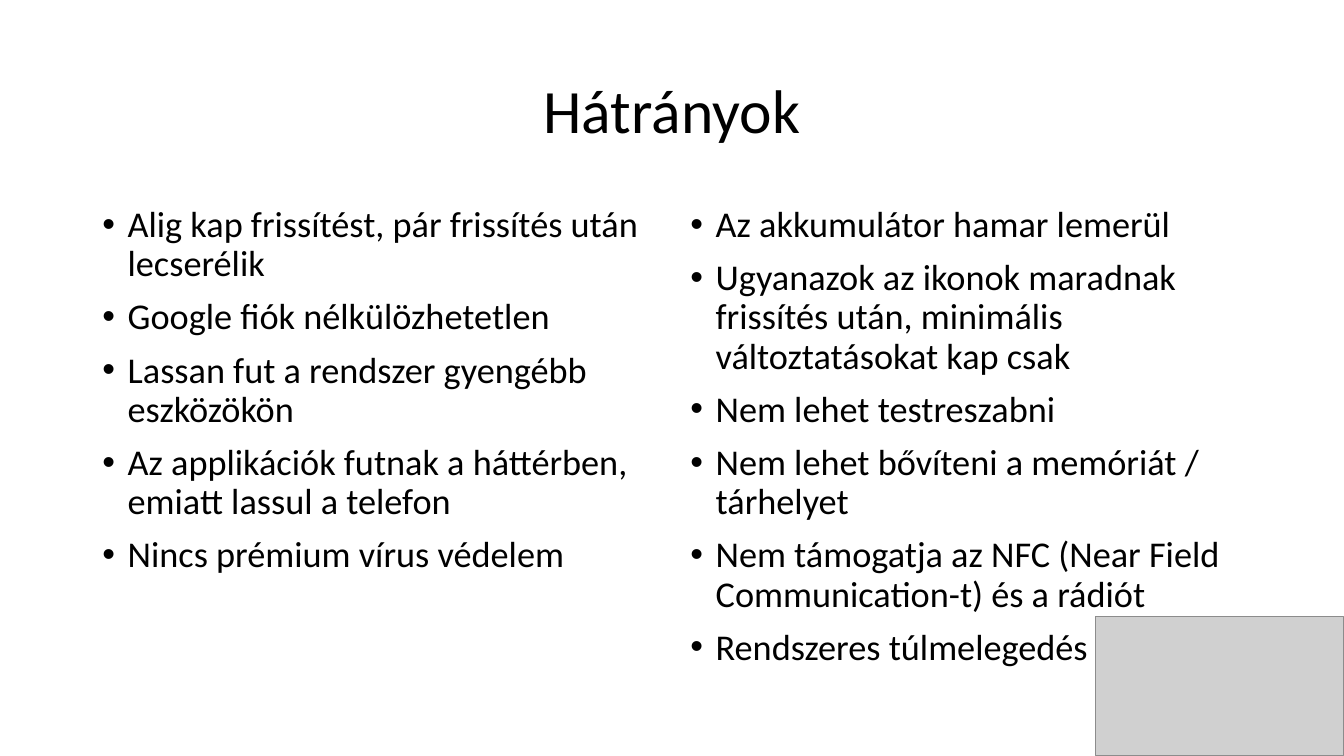
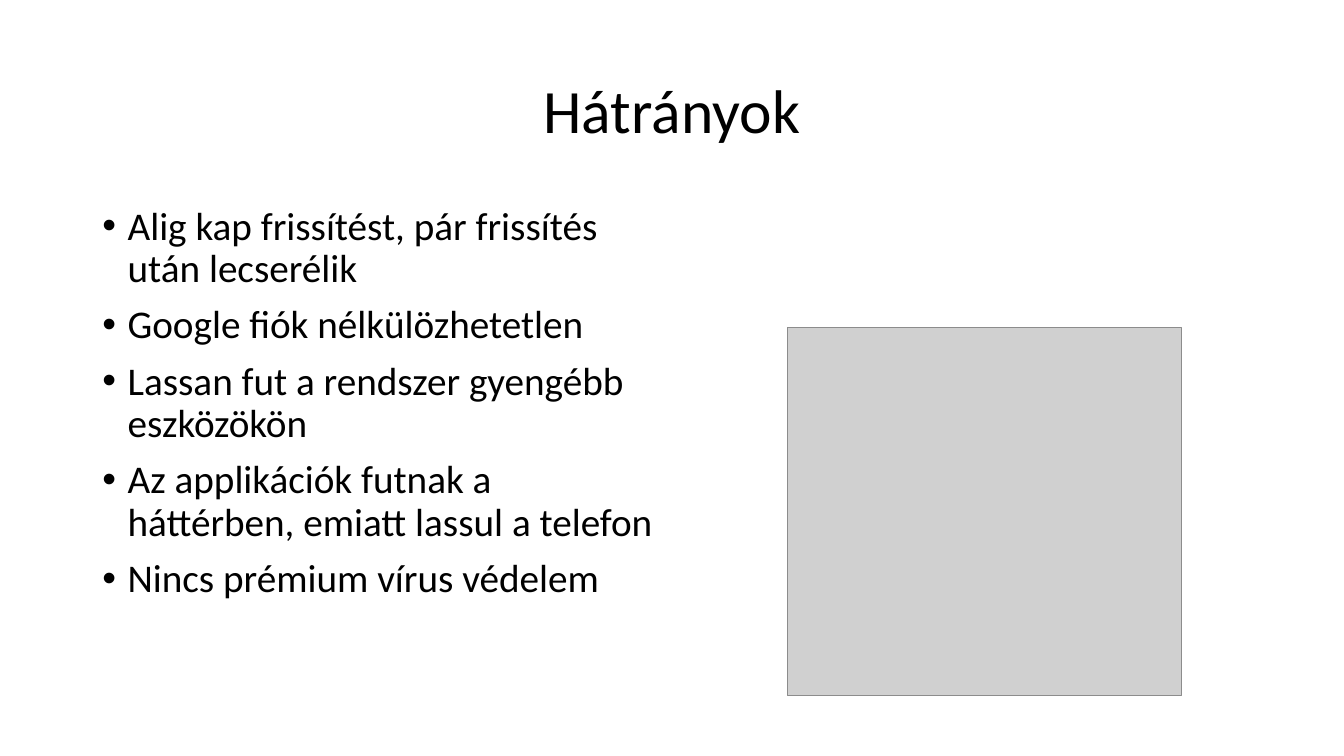
Before and after one commit to RafaelAlex123/ikt-szakmai-ppt, a slide deck: slide 4 of ikt powerpoint.pptx. Drawn at 1344x756 pixels with LibreOffice and Linux fonts; fonts in the diff are those of the drawing; grey boxes stand for pictures. Boxes give left, top, right and bottom in pixels: in the first picture for what was removed or moved away, otherwise in the second. Text is boxed around its words. In the diff, an @@ line names an element or a change of style, - is before the commit and + after.

```diff
--- a/ikt powerpoint.pptx
+++ b/ikt powerpoint.pptx
@@ text "Alig kap frissítést, pár frissítés ..." at (128, 212, 653, 599): size 25.9 to 28 pt @@
@@ text removed at (716, 211, 1219, 667) @@
-• Az akkumulátor hamar lemerül
-• Ugyanazok az ikonok maradnak frissítés után, minimális változtatásokat kap csak
-• Nem lehet testreszabni
-• Nem lehet bővíteni a memóriát / tárhelyet
-• Nem támogatja az NFC (Near Field Communication-t) és a rádiót
-• Rendszeres túlmelegedés
@@ picture added at (787, 328, 1182, 696) @@
@@ picture removed at (1096, 617, 1344, 756) @@
```
Also in this commit, not shown: 3 other slides changed, 4 slides added, 2 slides removed.
